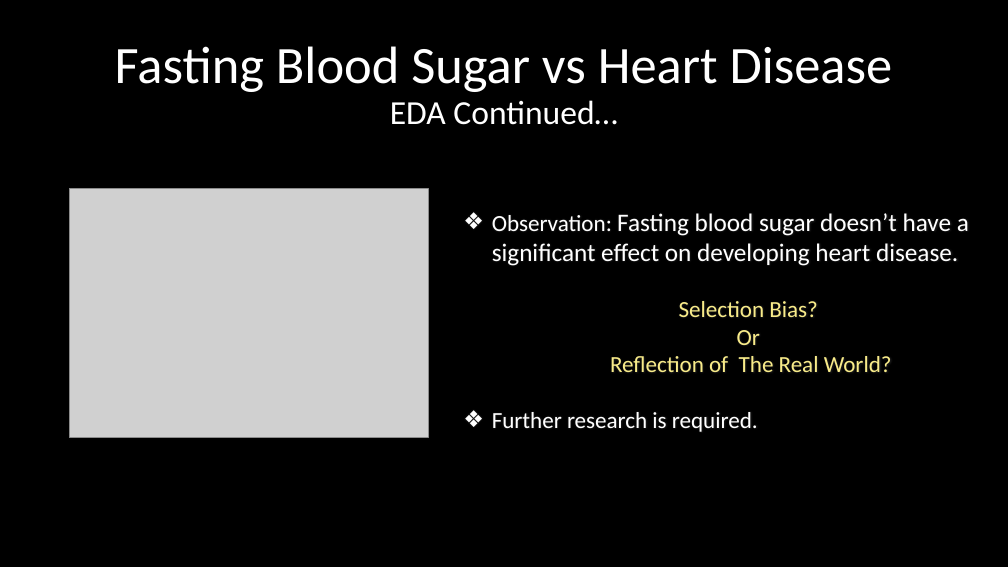
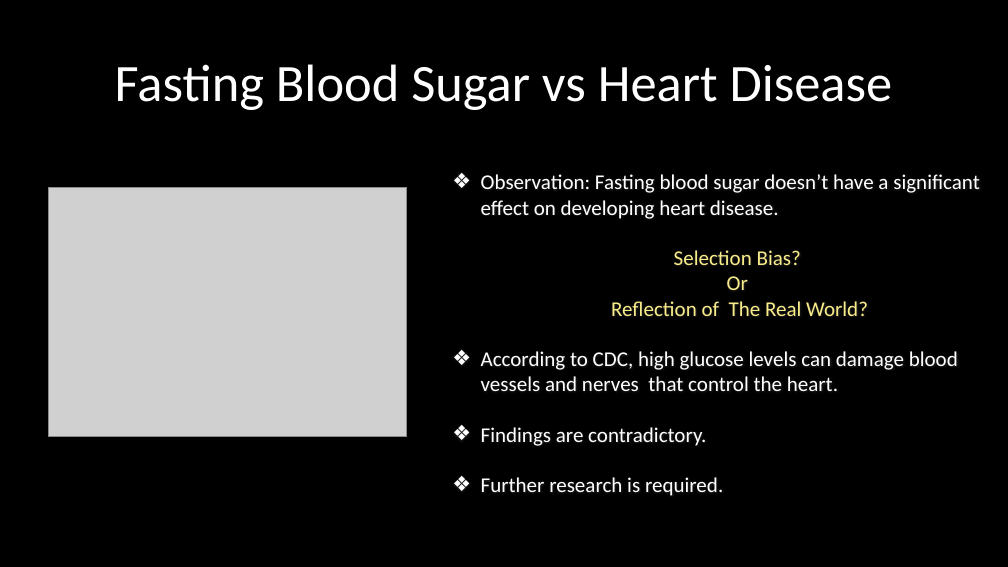
Before and after one commit to nawanacoyle/Heart-disease-project, a slide deck: slide 10 of Heart-Disease-Project.pptx (slide 9 before the commit). Drawn at 1008x567 pixels with LibreOffice and Linux fonts; fonts in the diff are those of the drawing; grey boxes stand for pictures; background and template pictures are left out. Boxes give left, top, right and bottom in pixels: in the first picture for what was removed or moved away, otherwise in the second. Text is boxed around its words. In the diff, an @@ line names an element or a change of style, - is before the commit and + after.

```diff
--- a/Heart-Disease-Project.pptx
+++ b/Heart-Disease-Project.pptx
@@ title at [115, 64, 893, 110]: text changed @@
-Fasting Blood Sugar vs Heart Disease
-EDA Continued…
+Fasting Blood Sugar vs Heart Disease
@@ text "Observation: Fasting blood sugar doesn’t ...": place and size @@
-text "Observation: Fasting blood sugar doesn’t ..." at [492, 213, 969, 432]
+text "Observation: Fasting blood sugar doesn’t ..." at [481, 174, 980, 496]
@@ text at [481, 174, 980, 496]: size 22 to 20 pt in "Observation:", "Selection Bias?", "Or", "Reflection of The Real World?" and 1 more places; size 24 to 20 pt in "Fasting blood sugar doesn’t have a significant ..." @@
@@ picture: place and size @@
-picture at [70, 188, 428, 438]
+picture at [48, 187, 407, 436]
@@ text at [481, 351, 958, 446]: paragraphs added @@
+❖ According to CDC, high glucose levels can damage blood vessels and nerves that control the heart.
+❖ Findings are contradictory.
```
Also in this commit, not shown: 4 other slides changed, 1 slide added, 2 other files.
